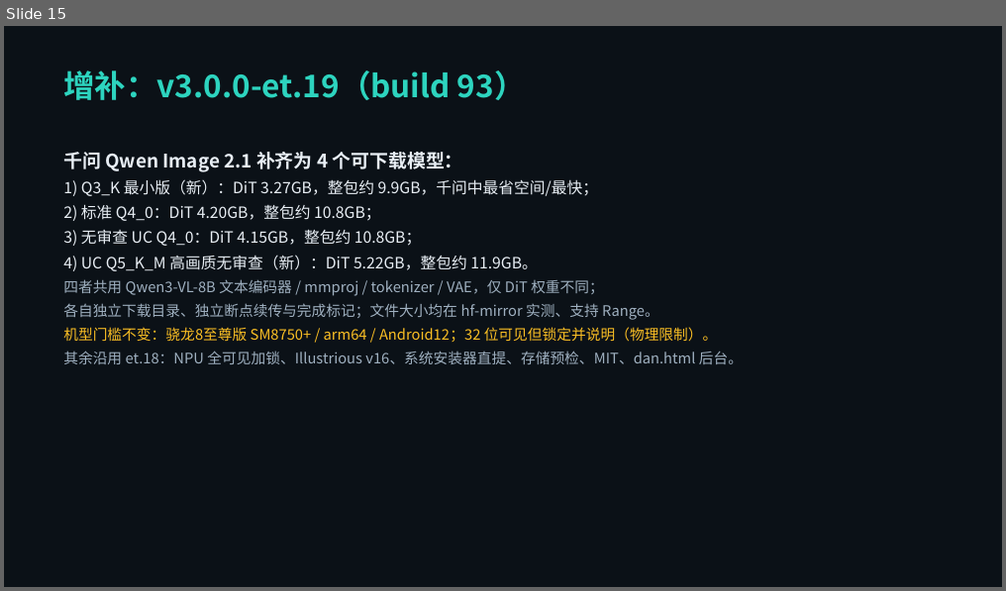
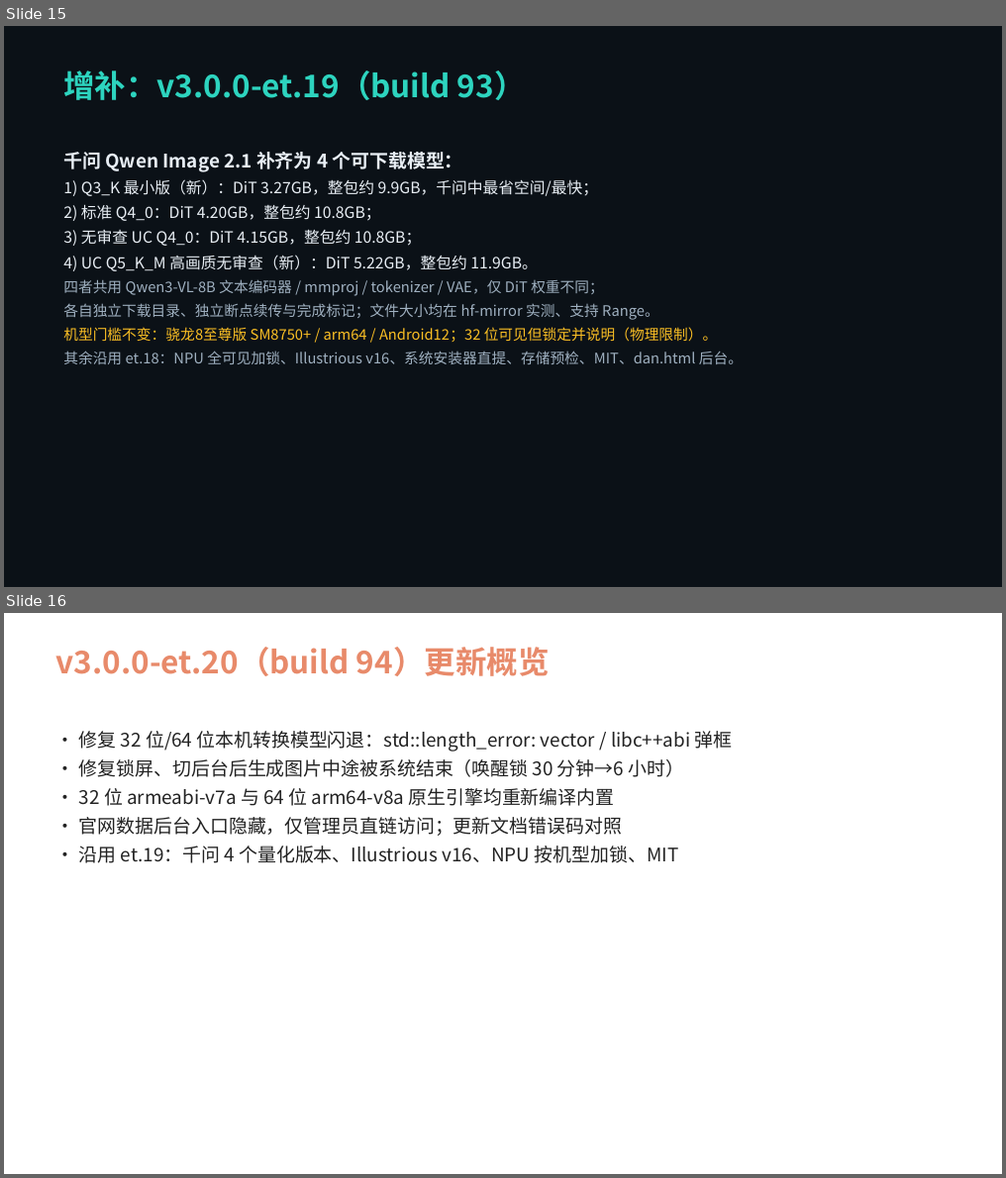
Before and after one commit to ETQWFD/LocalDream-ET, a slide deck: docs/LocalDream-ET_更新修复说明_et18.pptx. Shown one above the other, each under a label of ours: slide 15 before the commit, slides 15 and 16 after it. The pictures are 1006x591 and 1006x1178 pixels, drawn with LibreOffice and Linux fonts; fonts in the diff are those of the drawing. Boxes give left, top, right and bottom in pixels: in the first picture for what was removed or moved away, otherwise in the second. Text is boxed around its words. In the diff, an @@ line names an element or a change of style, - is before the commit and + after.

```diff
--- a/docs/LocalDream-ET_更新修复说明_et18.pptx
+++ b/docs/LocalDream-ET_更新修复说明_et18.pptx
@@ slide 16 added at (4,613,1002,1174), background #FFFFFF @@
@@ text added at (56,647,549,676), 30 pt, text #E88A6A, bold @@
+v3.0.0-et.20（build 94）更新概览
@@ text added at (79,731,733,863), 18 pt, text #222222 @@
+• 修复 32 位/64 位本机转换模型闪退：std::length_error: vector / libc++abi 弹框
+• 修复锁屏、切后台后生成图片中途被系统结束（唤醒锁 30 分钟→6 小时）
+• 32 位 armeabi-v7a 与 64 位 arm64-v8a 原生引擎均重新编译内置
+• 官网数据后台入口隐藏，仅管理员直链访问；更新文档错误码对照
+• 沿用 et.19：千问 4 个量化版本、Illustrious v16、NPU 按机型加锁、MIT
```
Also in this commit, not shown: 5 other slides added, 12 other files.
